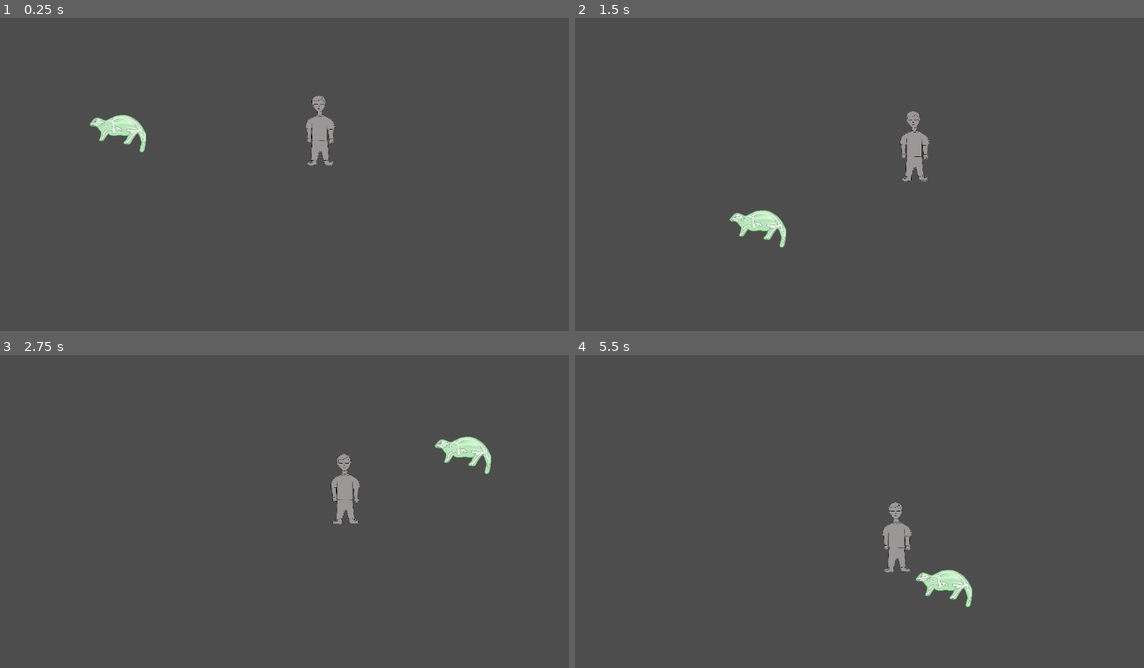
Above: before the commit, frames 1-4 (two rows, left to right).
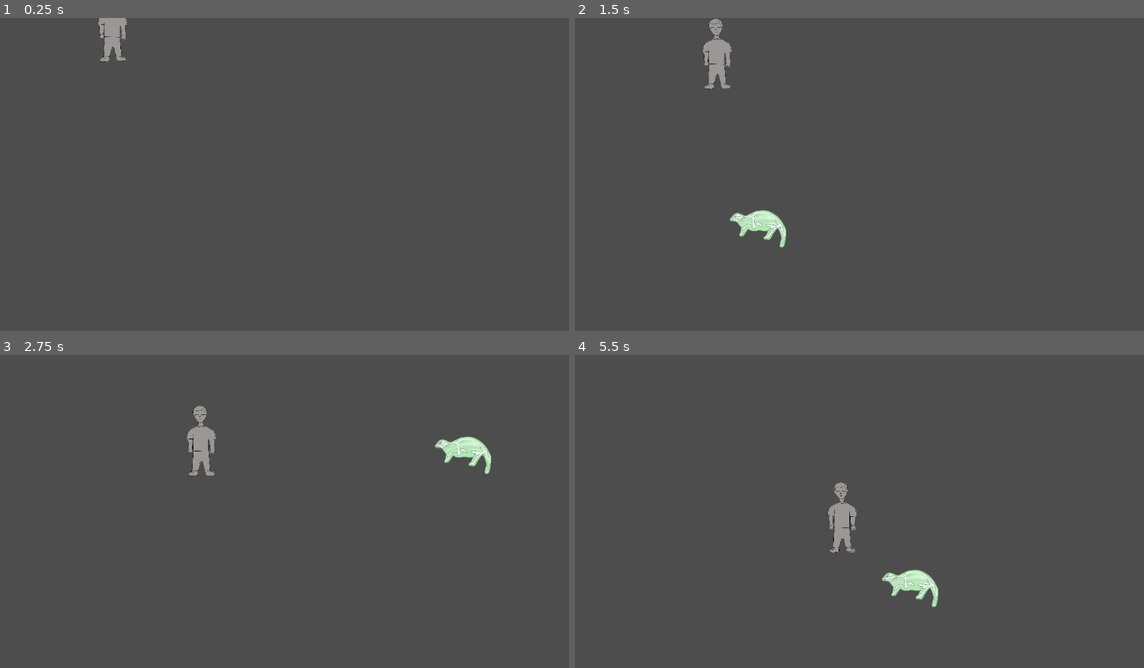
Above: after the commit, the same moments.

Repository: NickyZemenski/turtpocalypse
Game: Godot game, scene res://scene/MainGame.tscn
Same seed, same stepped clock (60 frames per second), same inputs: the game is played once before the commit and once after it.
Inputs (mouse positions are in pixels of both pictures, inside the frame that each line leads up to):
- Up to frame 1 (0.25 s): no input
- Up to frame 2 (1.5 s): move the mouse to (1013, 171) at 0.52 s; hold D (moveRight) 0.53-1.28 s; click (1013, 171) at 0.6 s; move the mouse to (757, 205) at 1.27 s; hold S (moveDown) from 1.28 s (still down); click (757, 205) at 1.35 s
- Up to frame 3 (2.75 s): move the mouse to (364, 452) at 2.02 s; release S (moveDown) at 2.03 s; hold D (moveRight) from 2.03 s (still down); click (364, 452) at 2.1 s
- Up to frame 4 (5.5 s): move the mouse to (848, 592) at 2.77 s; release D (moveRight) at 2.78 s; hold W (moveUp) 2.78-3.53 s; click (848, 592) at 2.85 s; move the mouse to (1064, 577) at 3.52 s; hold A (moveLeft) 3.53-5.03 s; click (1064, 577) at 3.6 s; move the mouse to (694, 473) at 4.27 s; click (694, 473) at 4.35 s; move the mouse to (910, 524) at 5.02 s; hold S (moveDown) from 5.03 s (still down); click (910, 524) at 5.1 s

The runs differ from the first frame. In frame 1, 1.7% of the frame differs, in the area x 15-59%, y 0-48%; in frame 2, 1.3%; in frame 3, 1.3%; in frame 4, 2.3%, in the area x 44-70%, y 40-81%.

Commit message:
sum changes
my head go boom

Diff:
--- a/scene/Enemy.tscn
+++ b/scene/Enemy.tscn
@@ -12,6 +12,10 @@
 scale = Vector2(0.15, 0.15)
 texture = ExtResource("1_h08p8")
 
-[node name="CollisionShape2D" type="CollisionShape2D" parent="." unique_id=747395531]
+[node name="Area2D" type="Area2D" parent="." unique_id=1060563007]
+
+[node name="CollisionShape2D" type="CollisionShape2D" parent="Area2D" unique_id=747395531]
 scale = Vector2(2.6800003, 7.1599994)
 shape = SubResource("CircleShape2D_uramm")
+
+[connection signal="body_entered" from="Area2D" to="." method="_on_area_2d_body_entered"]
--- a/scene/MainGame.tscn
+++ b/scene/MainGame.tscn
@@ -7,8 +7,8 @@
 [node name="MainGame" type="Node2D" unique_id=1867307061]
 script = ExtResource("1_6fdoo")
 
+[node name="Enemy" parent="." unique_id=447794542 instance=ExtResource("3_ud66n")]
+position = Vector2(251, 21)
+
 [node name="Player" parent="." unique_id=46295907 instance=ExtResource("1_ud66n")]
-position = Vector2(223, 210)
-
-[node name="Enemy" parent="." unique_id=447794542 instance=ExtResource("3_ud66n")]
-position = Vector2(644, 215)
+position = Vector2(-132, -19)
--- a/scene/Player.tscn
+++ b/scene/Player.tscn
@@ -1,6 +1,6 @@
 [gd_scene format=3 uid="uid://cqdolshtolq40"]
 
-[ext_resource type="Script" uid="uid://x6ia8h670nsp" path="res://scripts/playerMovement.gd" id="1_62i1b"]
+[ext_resource type="Script" uid="uid://x6ia8h670nsp" path="res://scripts/Player.gd" id="1_62i1b"]
 [ext_resource type="Texture2D" uid="uid://c1p5wgci5nmuh" path="res://assets/enemy_slime.png" id="2_62i1b"]
 
 [sub_resource type="SpriteFrames" id="SpriteFrames_3x35j"]
@@ -15,7 +15,7 @@
 }]
 
 [sub_resource type="RectangleShape2D" id="RectangleShape2D_k8rrn"]
-size = Vector2(130, 128)
+size = Vector2(94, 50)
 
 [node name="Player" type="CharacterBody2D" unique_id=46295907]
 script = ExtResource("1_62i1b")
@@ -26,5 +26,5 @@
 animation = &"Idle"
 
 [node name="CollisionShape2D" type="CollisionShape2D" parent="." unique_id=257537205]
-position = Vector2(0, -1)
+position = Vector2(7, 0)
 shape = SubResource("RectangleShape2D_k8rrn")
--- a/scripts/playerMovement.gd
+++ b/scripts/Player.gd
@@ -1,6 +1,7 @@
 extends CharacterBody2D
 
 const SPEED = 300.0
+var HP = 3
 
 func _physics_process(delta: float) -> void:
 	# Get the input direction and handle the movement/deceleration.
--- a/scripts/enemy.gd
+++ b/scripts/enemy.gd
@@ -1,4 +1,4 @@
-extends Node2D
+extends CharacterBody2D
 
 @onready var hero =$"../Player"
 
@@ -29,3 +29,11 @@
 func _MoveTowardsThree(target,delta)->void:
 	#if (position != target.position):
 	pass
+
+
+
+func _on_area_2d_body_entered(body: Node2D) -> void:
+	hero.HP -= 1
+	print(hero.HP)
+	if hero.HP <= 0:
+		print("You died!")
Renamed: scripts/playerMovement.gd.uid -> scripts/Player.gd.uid
